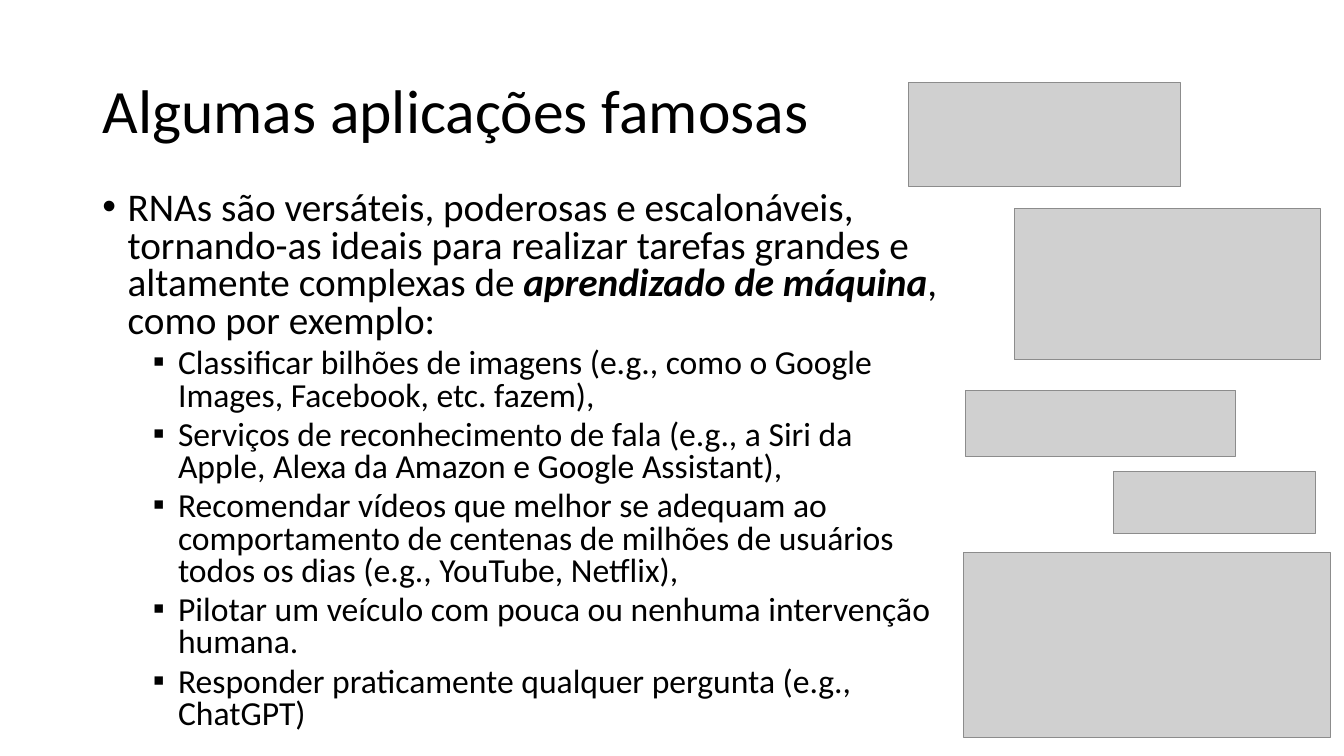
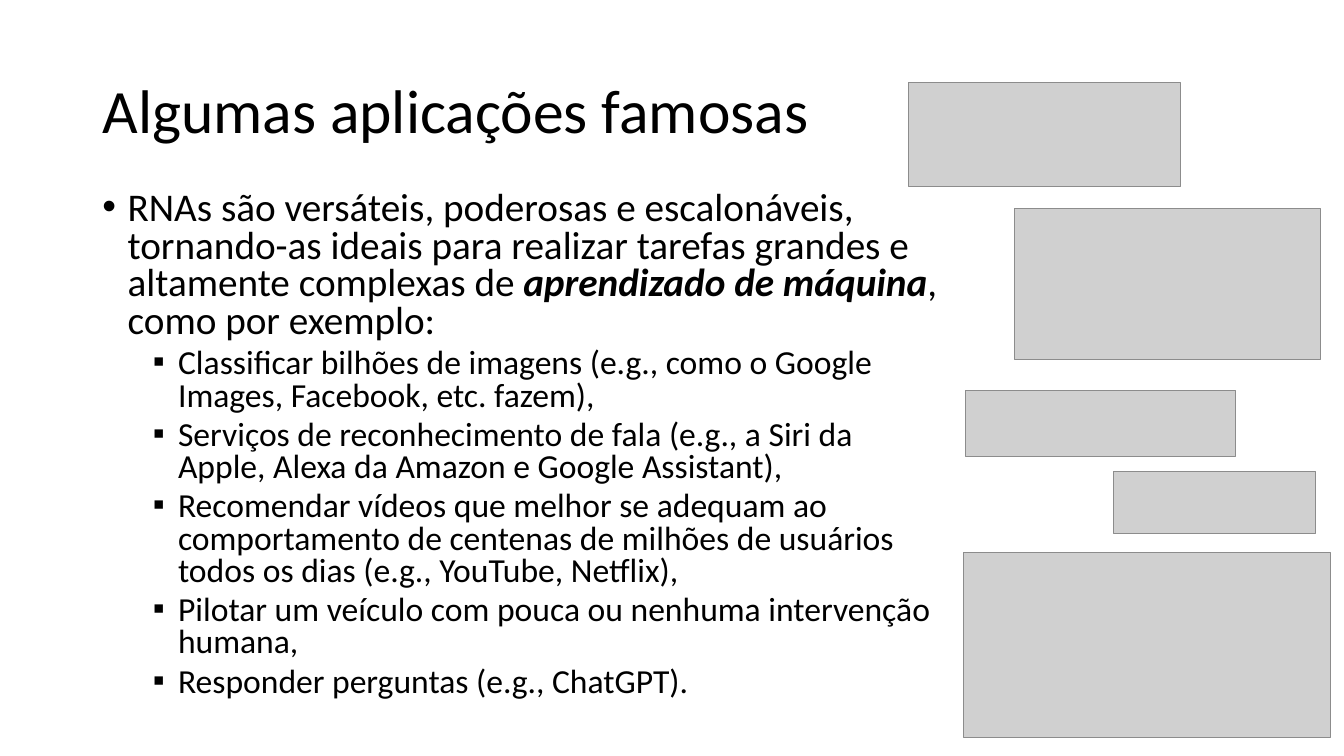
Before and after one commit to zz4fap/t320_aprendizado_de_maquina, a slide deck: slide 5 of slides/T320_Redes_Neurais_Artificiais (Parte I).pptx. Drawn at 1344x756 pixels with LibreOffice and Linux fonts; fonts in the diff are those of the drawing; grey boxes stand for pictures. Boxes give left, top, right and bottom in pixels: in the first picture for what was removed or moved away, otherwise in the second. Text is boxed around its words. In the diff, an @@ line names an element or a change of style, - is before the commit and + after.

```diff
--- a/slides/T320_Redes_Neurais_Artificiais (Parte I).pptx
+++ b/slides/T320_Redes_Neurais_Artificiais (Parte I).pptx
@@ text at (178,597,930,699): text changed @@
-  ▪ Pilotar um veículo com pouca ou nenhuma intervenção humana.
-  ▪ Responder praticamente qualquer pergunta (e.g., ChatGPT)
+  ▪ Pilotar um veículo com pouca ou nenhuma intervenção humana,
+  ▪ Responder perguntas (e.g., ChatGPT).
```
Also in this commit, not shown: 9 other slides changed, 1 other file.
